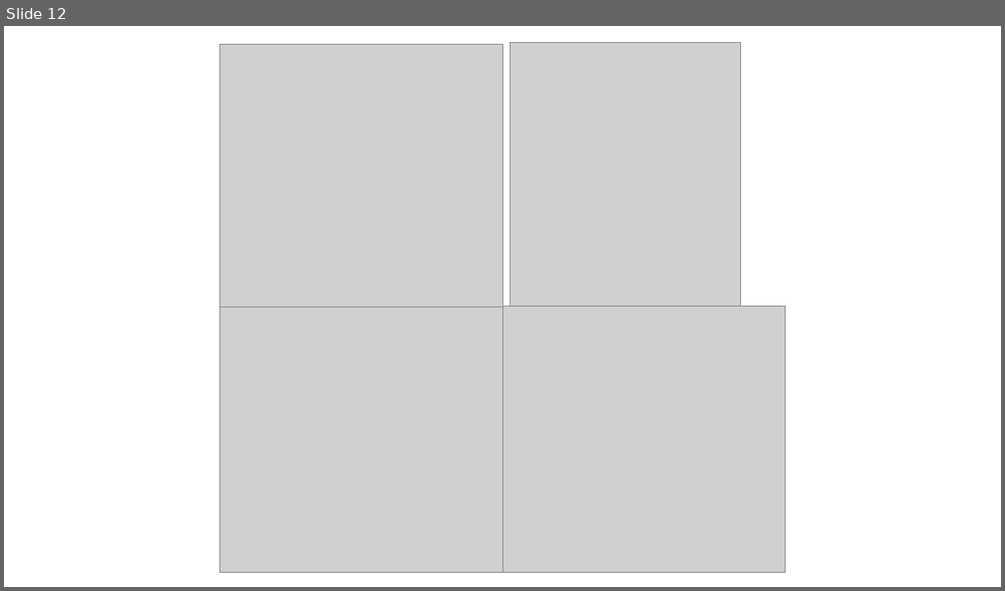
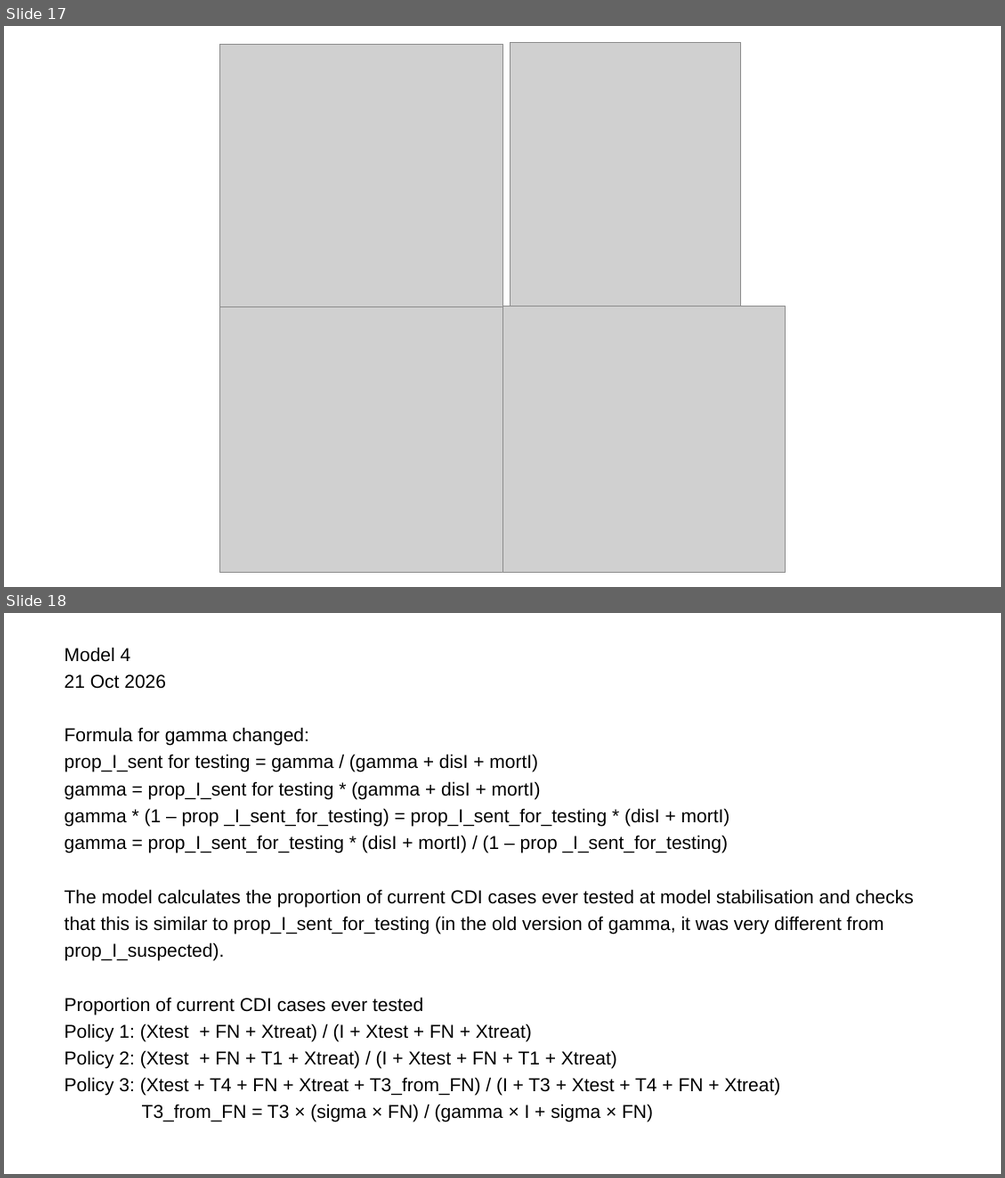
Before and after one commit to LFell/R_Cdiff_Model, a slide deck: Images/261014 Model diagrams with patient transfer.pptx. Shown one above the other, each under a label of ours: slide 12 before the commit, slides 17 and 18 after it. The pictures are 1005x591 and 1005x1178 pixels, drawn with LibreOffice and Linux fonts; fonts in the diff are those of the drawing; grey boxes stand for pictures. Boxes give left, top, right and bottom in pixels: in the first picture for what was removed or moved away, otherwise in the second. Text is boxed around its words. In the diff, an @@ line names an element or a change of style, - is before the commit and + after.

```diff
--- a/Images/261014 Model diagrams with patient transfer.pptx
+++ b/Images/261014 Model diagrams with patient transfer.pptx
@@ slide 18 added at box(4, 613, 1001, 1174), background #FFFFFF @@
@@ text added at box(65, 647, 914, 1122), 18 pt, text #000000 @@
+Model 4
+21 Oct 2026
+Formula for gamma changed:
+prop_I_sent for testing = gamma / (gamma + disI + mortI)
+gamma = prop_I_sent for testing * (gamma + disI + mortI)
+gamma * (1 – prop _I_sent_for_testing) = prop_I_sent_for_testing * (disI + mortI)
+gamma = prop_I_sent_for_testing * (disI + mortI) / (1 – prop _I_sent_for_testing)
+The model calculates the proportion of current CDI cases ever tested at model stabilisation and checks that this is similar to prop_I_sent_for_testing (in the old version of gamma, it was very different from prop_I_suspected).
+Proportion of current CDI cases ever tested
+Policy 1: (Xtest + FN + Xtreat) / (I + Xtest + FN + Xtreat)
+Policy 2: (Xtest + FN + T1 + Xtreat) / (I + Xtest + FN + T1 + Xtreat)
+Policy 3: (Xtest + T4 + FN + Xtreat + T3_from_FN) / (I + T3 + Xtest + T4 + FN + Xtreat)
+T3_from_FN = T3 × (sigma × FN) / (gamma × I + sigma × FN)
@@ what was slide 12 is now slide 17 @@
```
Also in this commit, not shown: 5 slides changed, 5 other slides added, 13 other files.
